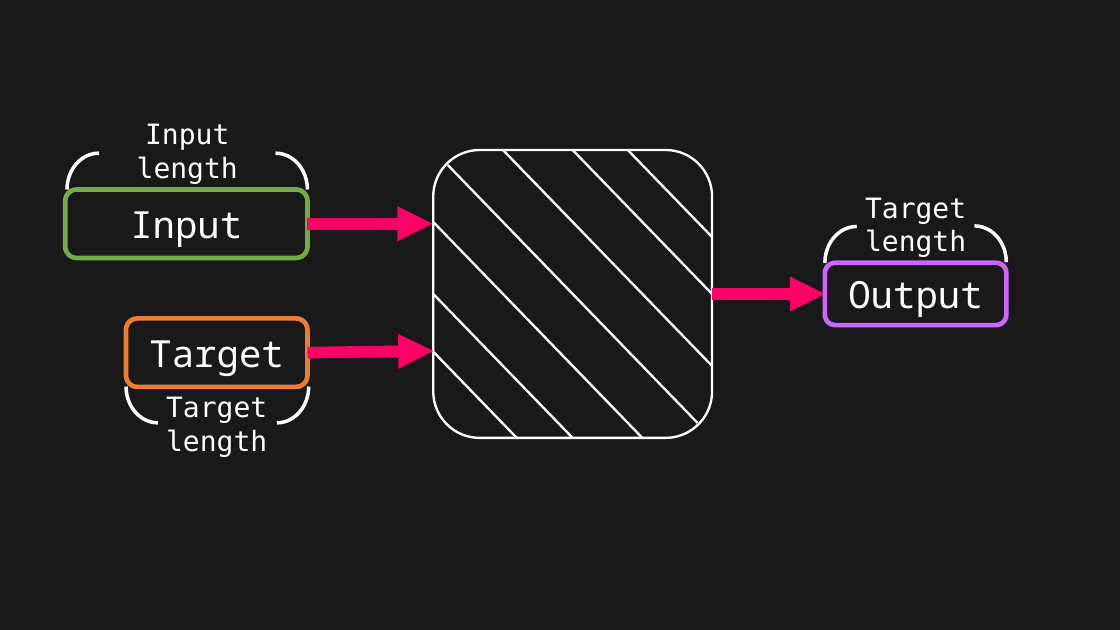
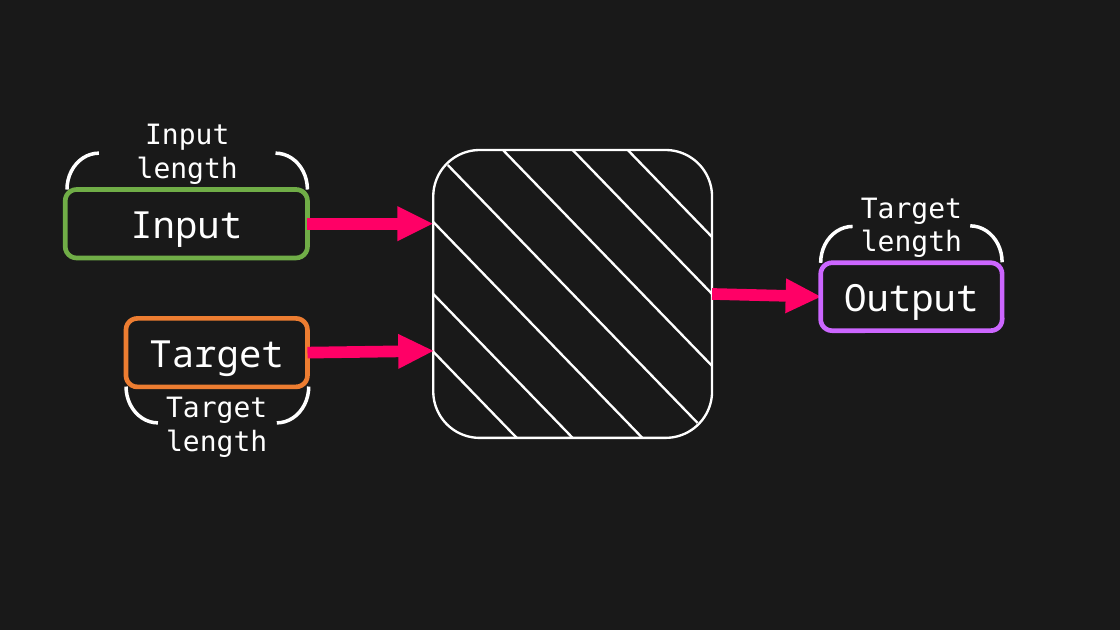
Before and after one commit to toonnyy8/PPT, a slide deck: slide 6 of Attention-is-all-you-need/image.pptx. Drawn at 1120x630 pixels with LibreOffice and Linux fonts; fonts in the diff are those of the drawing. Boxes give left, top, right and bottom in pixels: in the first picture for what was removed or moved away, otherwise in the second. Text is boxed around its words. In the diff, an @@ line names an element or a change of style, - is before the commit and + after.

```diff
--- a/Attention-is-all-you-need/image.pptx
+++ b/Attention-is-all-you-need/image.pptx
@@ 2 arc (boxed as its full ellipse)s, 1 rounded rectangle: place and size @@
-2 arc (boxed as its full ellipse)s, 1 rounded rectangle at <box>825,187,1007,300</box>
+2 arc (boxed as its full ellipse)s, 1 rounded rectangle at <box>821,187,1002,300</box>
@@ rounded rectangle "Output": place and size @@
-rounded rectangle "Output" at <box>825,263,1007,325</box>
+rounded rectangle "Output" at <box>821,263,1002,331</box>
@@ arrow moved from (712, 294) - (825, 294) to (712, 294) - (821, 297) @@
```
Also in this commit, not shown: 1 other slide changed, 3 other files.
